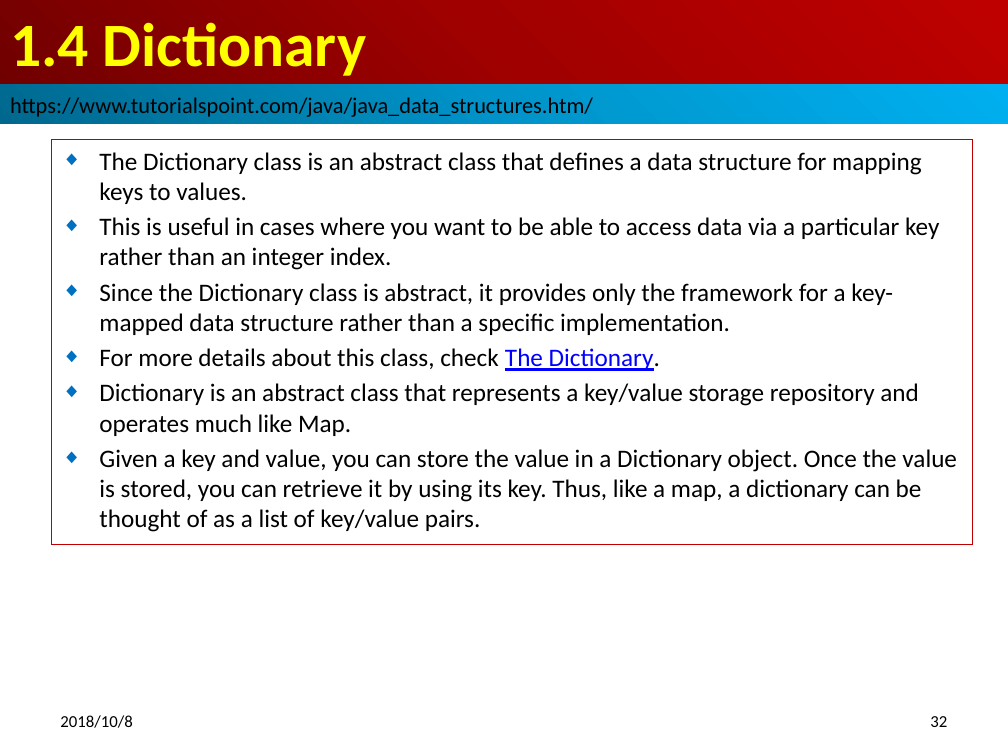
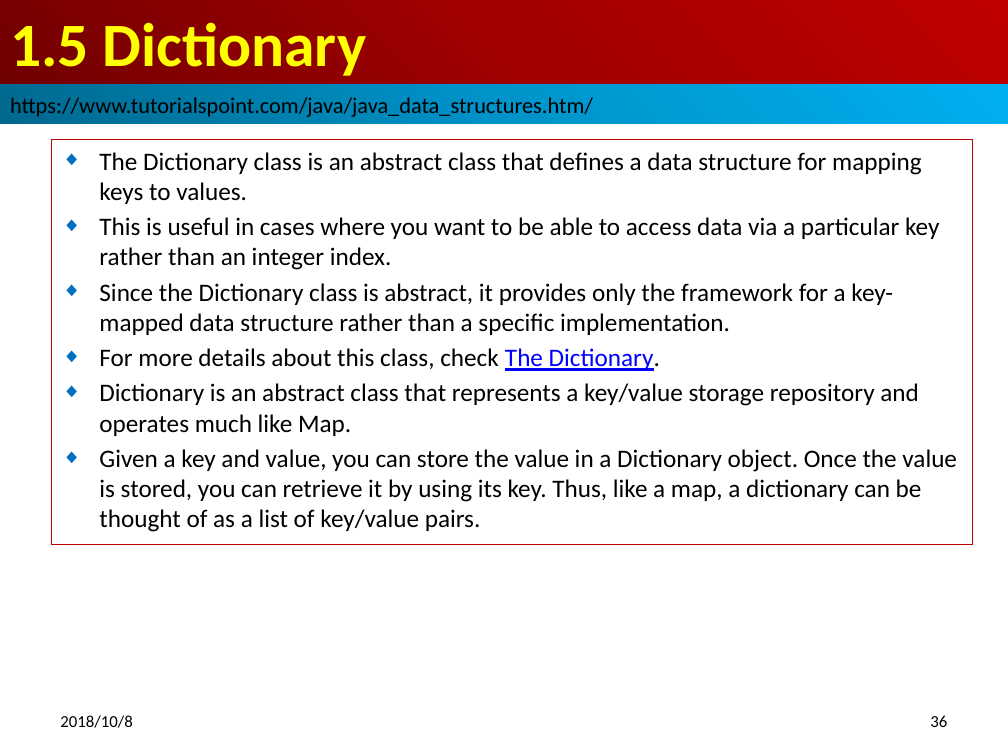
Before and after one commit to peterhchen/java-adv, a slide deck: slide 36 of 15_Ch01_DataStruct.pptx (slide 32 before the commit). Drawn at 1008x756 pixels with LibreOffice and Linux fonts; fonts in the diff are those of the drawing. Boxes give left, top, right and bottom in pixels: in the first picture for what was removed or moved away, otherwise in the second. Text is boxed around its words. In the diff, an @@ line names an element or a change of style, - is before the commit and + after.

```diff
--- a/15_Ch01_DataStruct.pptx
+++ b/15_Ch01_DataStruct.pptx
@@ title at bbox=[10, 22, 366, 76]: text changed @@
-1.4 Dictionary
+1.5 Dictionary
@@ page number at bbox=[930, 715, 947, 727]: text changed @@
-32
+36
```
Also in this commit, not shown: 23 other slides changed, 4 slides added, 2 other files.
